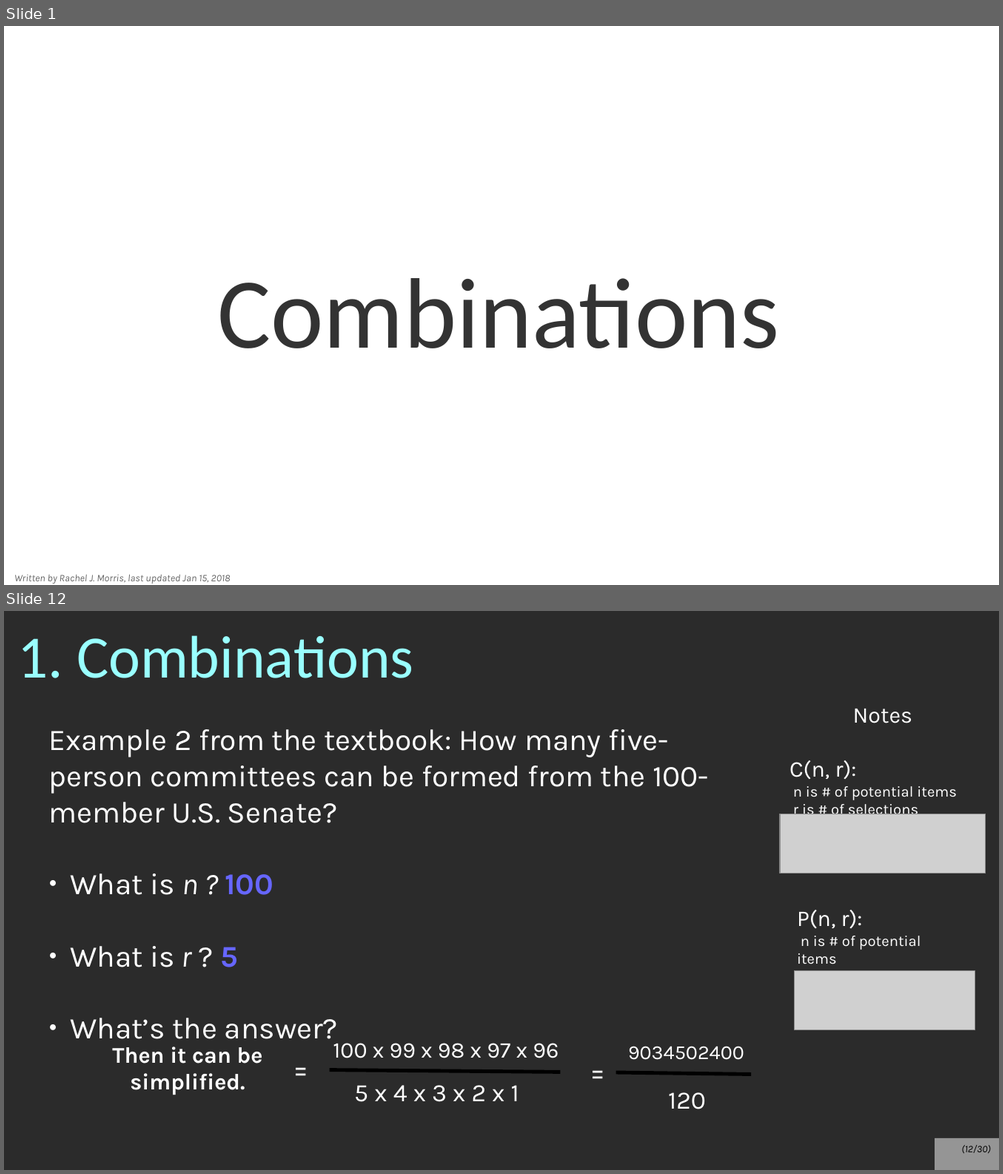
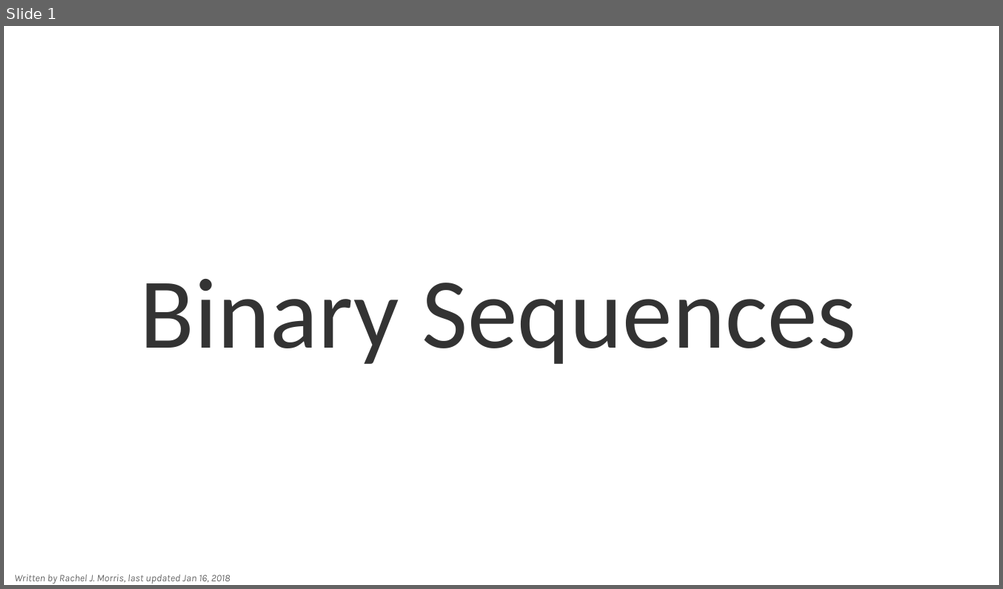
Before and after one commit to nguyenchithien/CS211-Discrete-Structures-II, a slide deck: Lectures/Lecture 5.4.odp. Shown one above the other, each under a label of ours: slides 1 and 12 before the commit, slide 1 after it; the slides between them are not shown. The pictures are 1003x1174 and 1003x589 pixels, drawn with LibreOffice and Linux fonts; fonts in the diff are those of the drawing; grey boxes stand for pictures; background and template pictures are left out; a plain dark background stands for a picture behind light text. Boxes give left, top, right and bottom in pixels: in the first picture for what was removed or moved away, otherwise in the second. Text is boxed around its words. In the diff, an @@ line names an element or a change of style, - is before the commit and + after.

```diff
--- a/Lectures/Lecture 5.4.odp
+++ b/Lectures/Lecture 5.4.odp
@@ slide 12 removed at <box>4,611,999,1170</box>, background picture (left out) @@
@@ title removed at <box>17,635,414,678</box> @@
-1. Combinations
@@ text removed at <box>789,709,956,819</box> @@
-Notes
-C(n, r):
-n is # of potential items
-r is # of selections
@@ text removed at <box>49,729,708,1047</box> @@
-Example 2 from the textbook: How many five-person committees can be formed from the 100-member U.S. Senate?
-● What is n ? 100
-● What is r ? 5
-● What’s the answer?
@@ picture removed at <box>780,814,986,874</box> @@
@@ text removed at <box>797,910,925,971</box> @@
-P(n, r):
-n is # of potential items
-r is # of selections
@@ picture removed at <box>794,971,975,1031</box> @@
@@ text removed at <box>112,1047,263,1096</box> @@
-Then it can be simplified.
@@ text removed at <box>276,1045,326,1095</box> @@
-=
@@ text removed at <box>333,1043,558,1059</box> @@
-100 x 99 x 98 x 97 x 96
@@ text removed at <box>572,1049,622,1099</box> @@
-=
@@ text removed at <box>628,1046,744,1060</box> @@
-9034502400
@@ line removed from (330, 1071) to (560, 1072) @@
@@ line removed from (616, 1073) to (751, 1075) @@
@@ text removed at <box>354,1085,519,1102</box> @@
-5 x 4 x 3 x 2 x 1
@@ text removed at <box>668,1093,706,1110</box> @@
-120
@@ page number removed at <box>934,1139,999,1170</box> @@
-(12/30)
@@ slide 1 changed as well @@
@@ title at <box>140,279,856,364</box>: text changed @@
-Combinations
+Binary Sequences
@@ text at <box>14,575,230,584</box>: text changed @@
-Written by Rachel J. Morris, last updated Jan 15, 2018
+Written by Rachel J. Morris, last updated Jan 16, 2018
```
Also in this commit, not shown: 2 other slides changed, 25 slides added, 26 other slides removed, 1 other file.
